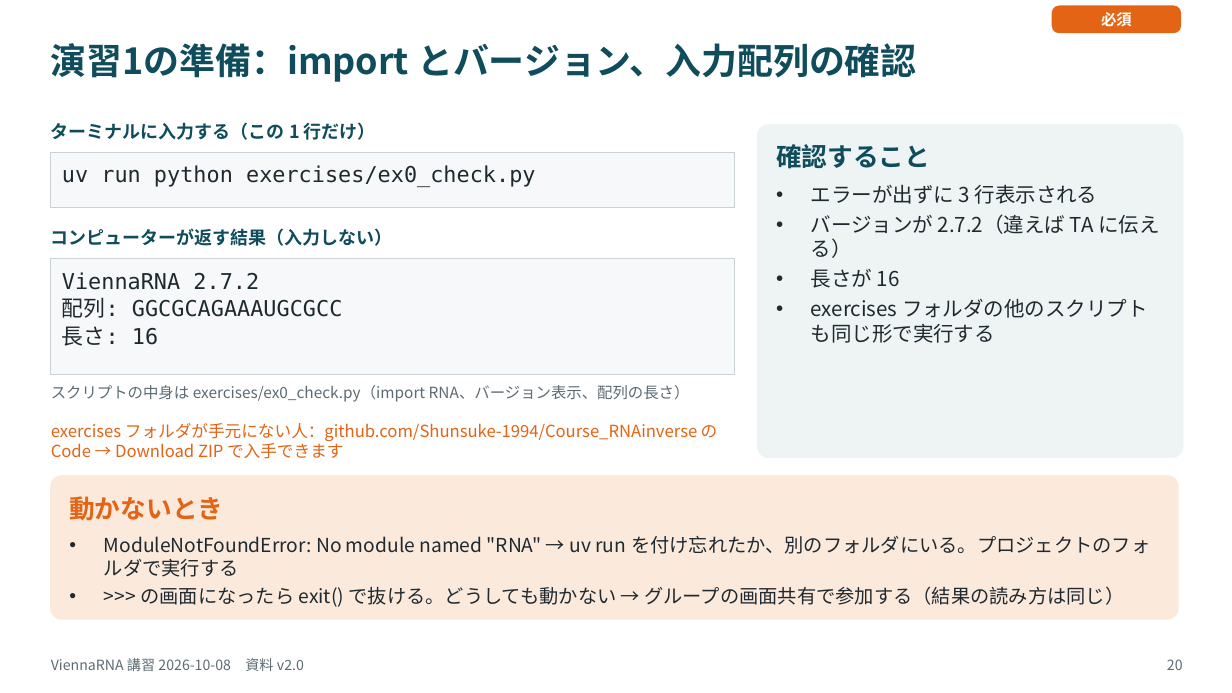
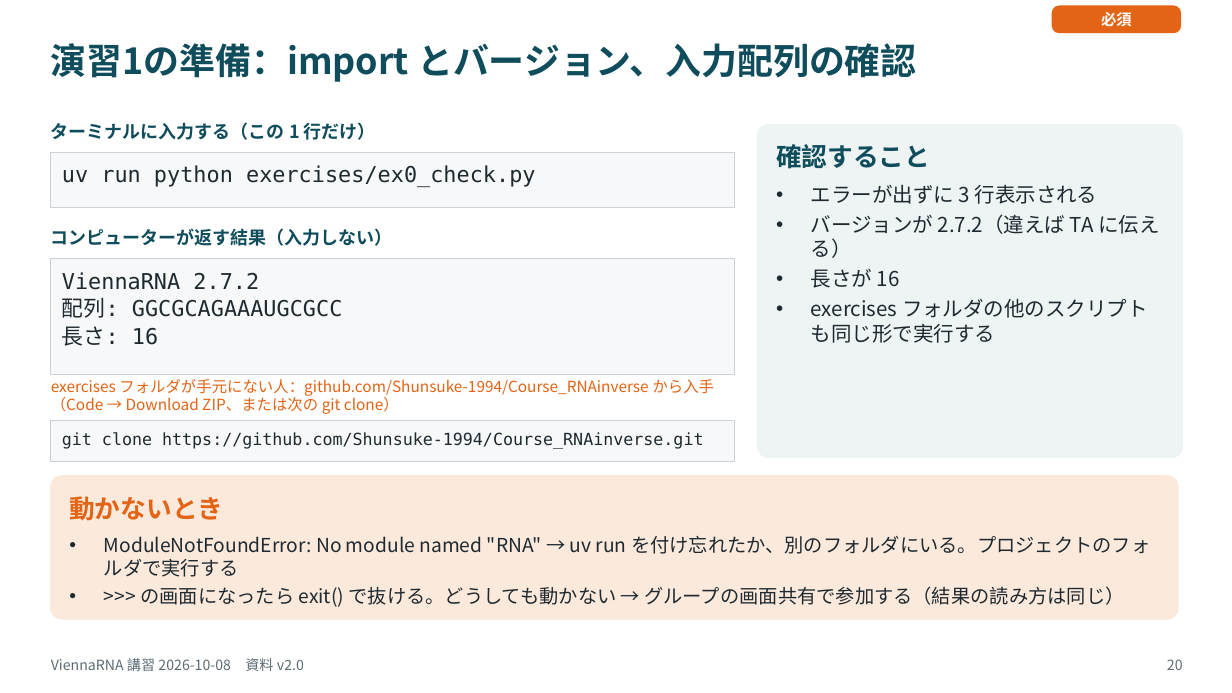
Before and after one commit to Shunsuke-1994/Course_RNAinverse, a slide deck: slide 20 of ViennaRNA_講習_v2.0.pptx. Drawn at 1232x693 pixels with LibreOffice and Linux fonts; fonts in the diff are those of the drawing. Boxes give left, top, right and bottom in pixels: in the first picture for what was removed or moved away, otherwise in the second. Text is boxed around its words. In the diff, an @@ line names an element or a change of style, - is before the commit and + after.

```diff
--- a/ViennaRNA_講習_v2.0.pptx
+++ b/ViennaRNA_講習_v2.0.pptx
@@ text at [51, 379, 715, 414]: text changed; size 13 to 12 pt @@
-exercises フォルダが手元にない人：github.com/Shunsuke-1994/Course_RNAinverse の Code → Download ZIP で入手できます
+exercises フォルダが手元にない人：github.com/Shunsuke-1994/Course_RNAinverse から入手（Code → Download ZIP、または次の git clone）
@@ text removed at [51, 385, 690, 402] @@
-スクリプトの中身は exercises/ex0_check.py（import RNA、バージョン表示、配列の長さ）
@@ rectangle added at [51, 421, 735, 462], fill #F6F8F9, outline #C9D3D6 0.75 pt @@
@@ text added at [62, 432, 703, 449], 13 pt, text #1F2A30 @@
+git clone https://github.com/Shunsuke-1994/Course_RNAinverse.git
```
Also in this commit, not shown: 3 other slides changed, 7 other files.
